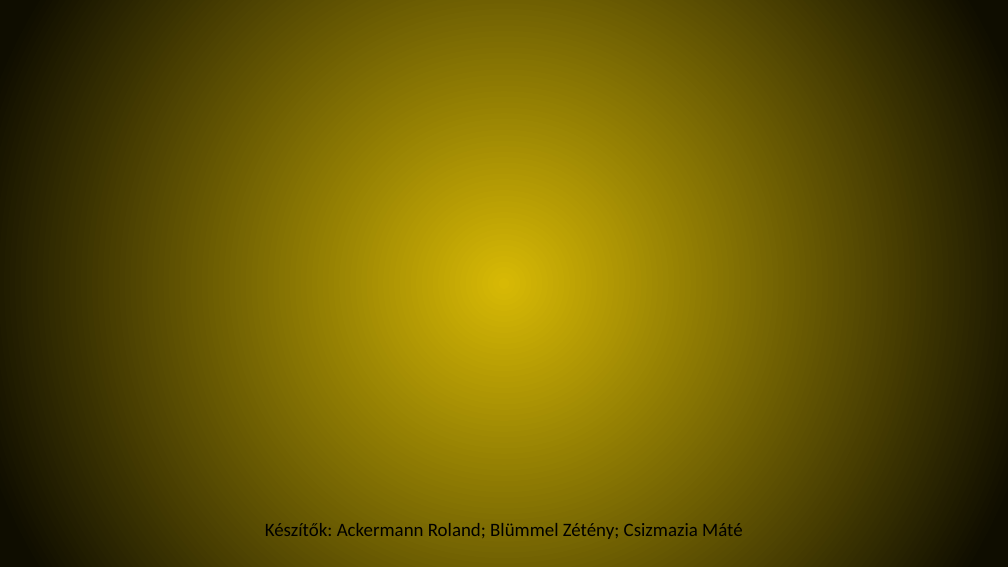
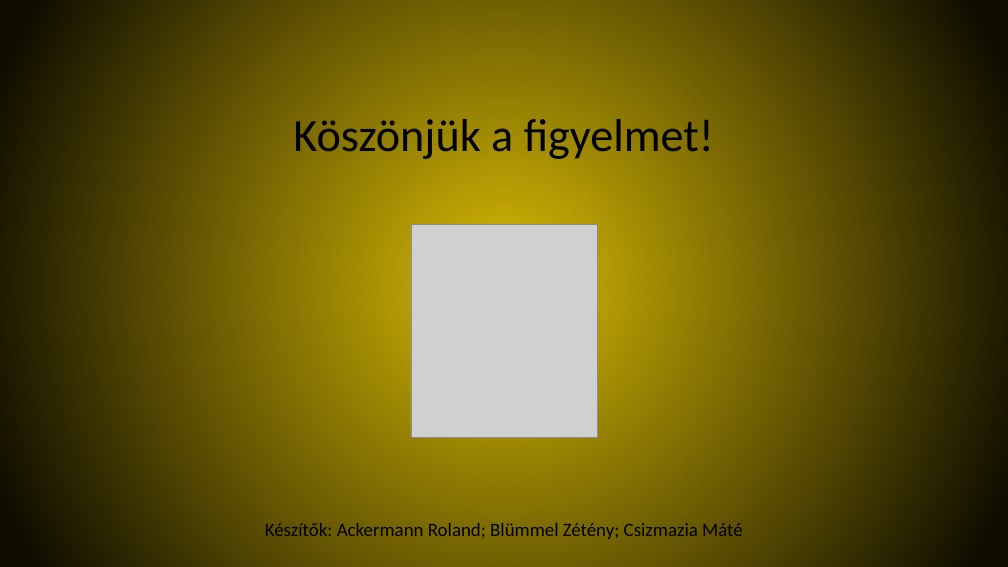
Before and after one commit to Csmate2005/IKT_Projekt_SL_1, a slide deck: slide 8 of Lamborghini.pptx (slide 2 before the commit). Drawn at 1008x567 pixels with LibreOffice and Linux fonts; fonts in the diff are those of the drawing; grey boxes stand for pictures. Boxes give left, top, right and bottom in pixels: in the first picture for what was removed or moved away, otherwise in the second. Text is boxed around its words. In the diff, an @@ line names an element or a change of style, - is before the commit and + after.

```diff
--- a/Lamborghini.pptx
+++ b/Lamborghini.pptx
@@ title added at <box>293,119,714,159</box>, 44 pt, text #000000 @@
+Köszönjük a figyelmet!
@@ picture added at <box>411,225,597,437</box> @@
```
Also in this commit, not shown: 1 other slide changed, 5 slides added, 2 slides removed.
